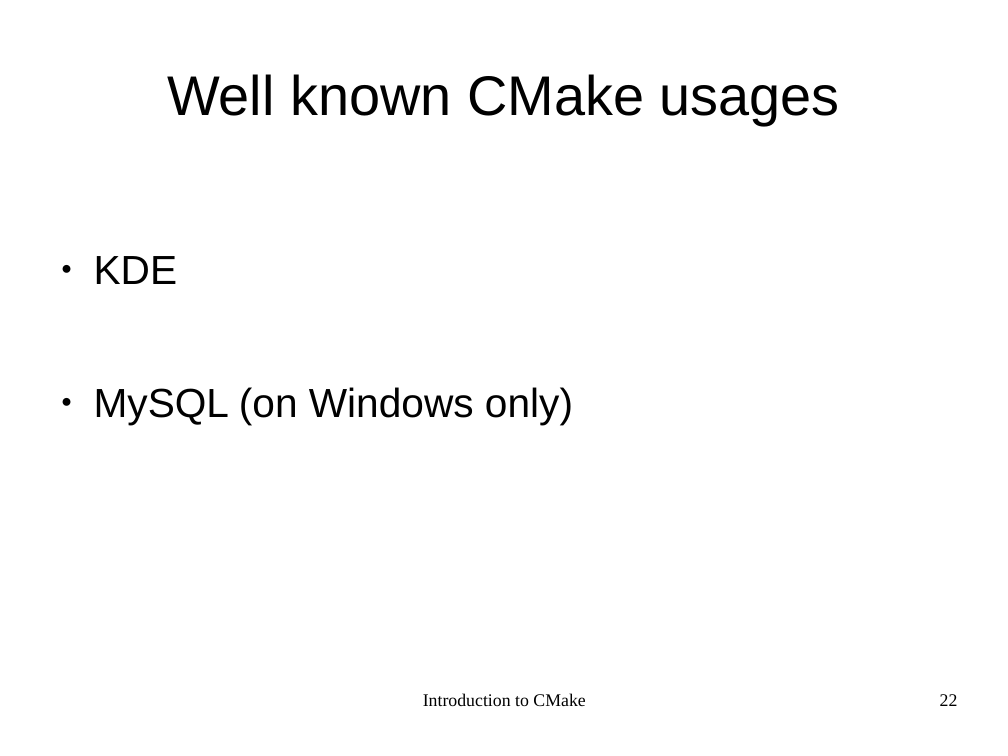
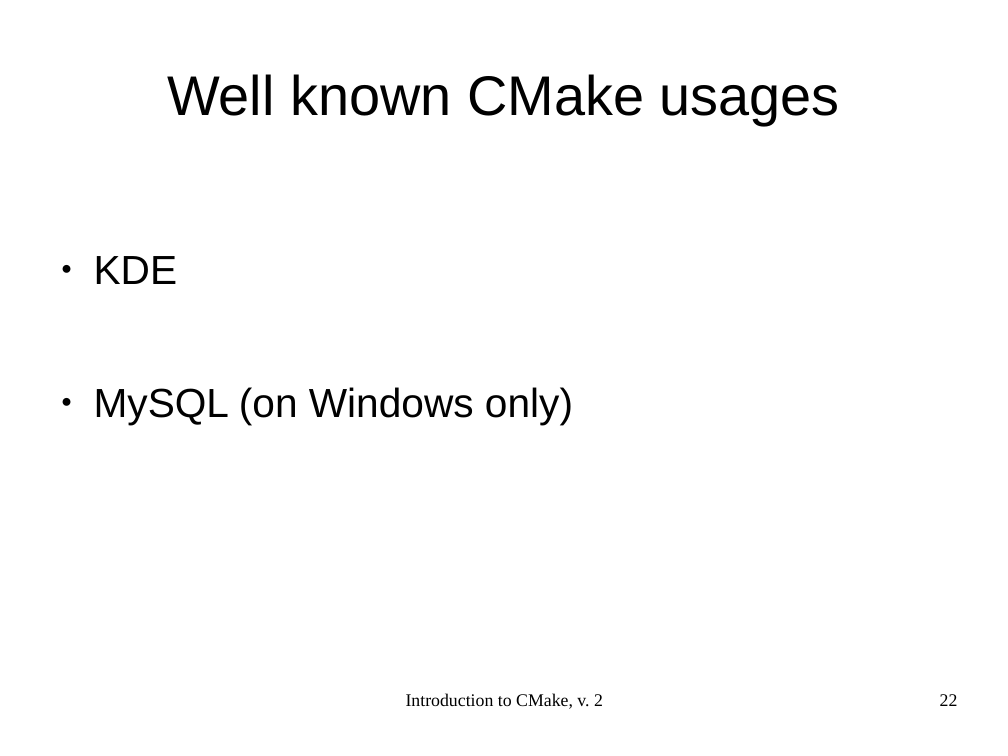
Before and after one commit to shlomif/shlomi-fish-homepage, a slide deck: slide 22 of t2/lecture/CMake/introduction_to_cmake-2.odp. Drawn at 1008x756 pixels with LibreOffice and Linux fonts; fonts in the diff are those of the drawing. Boxes give left, top, right and bottom in pixels: in the first picture for what was removed or moved away, otherwise in the second. Text is boxed around its words. In the diff, an @@ line names an element or a change of style, - is before the commit and + after.

```diff
--- a/t2/lecture/CMake/introduction_to_cmake-2.odp
+++ b/t2/lecture/CMake/introduction_to_cmake-2.odp
@@ text at box(406, 693, 603, 709): text changed @@
-Introduction to CMake
+Introduction to CMake, v. 2
```
Also in this commit, not shown: 21 other slides changed, 1 slide added, 8 slides removed, 2 other files.
